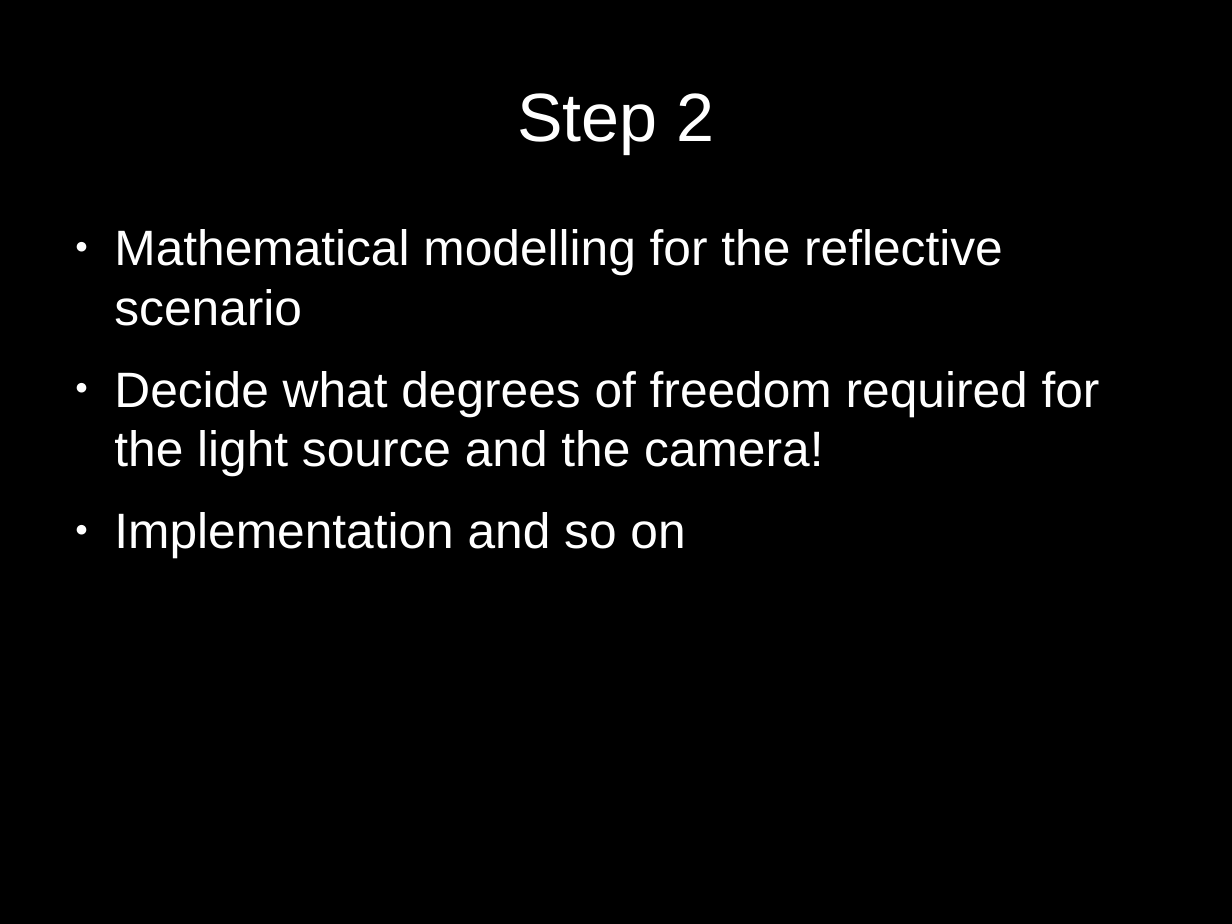
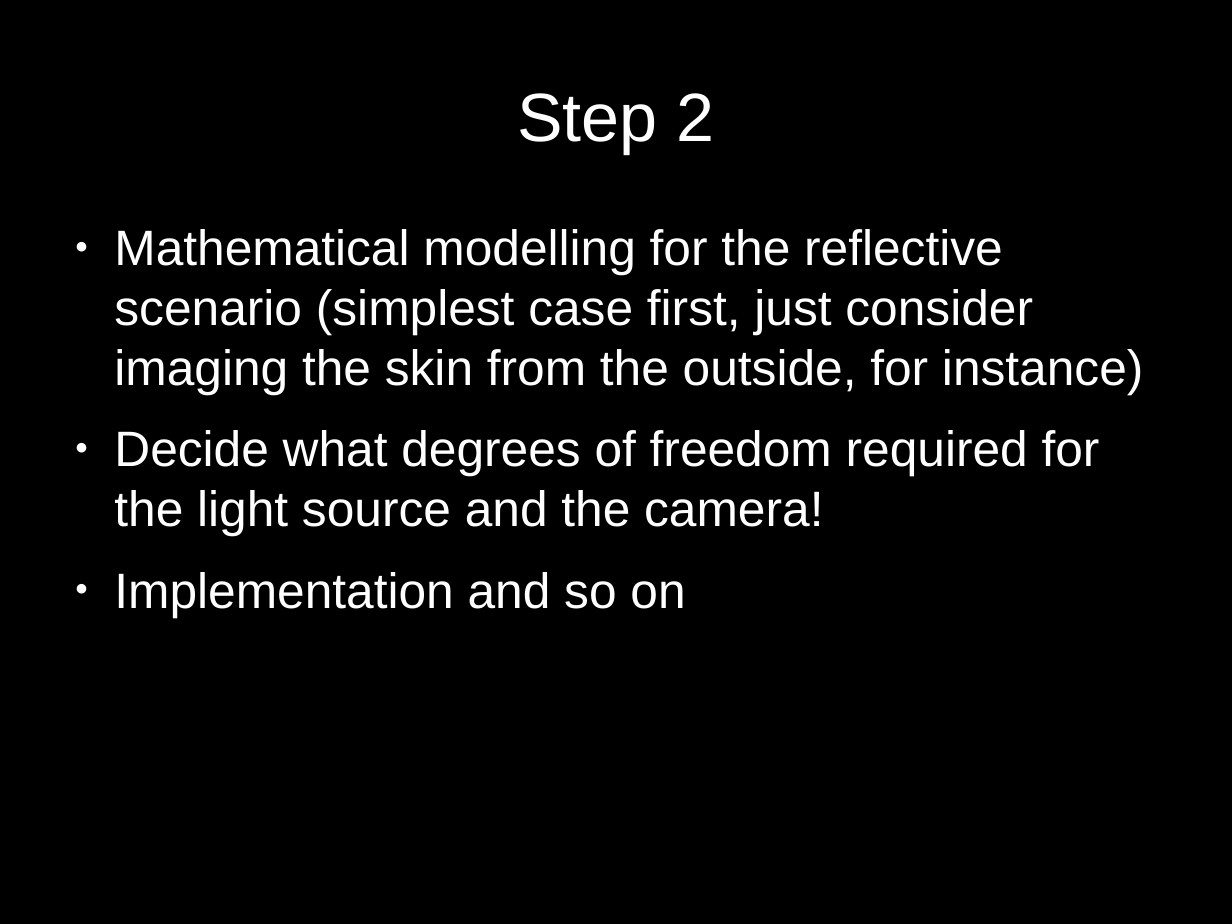
Before and after one commit to alankarkotwal/lvp-imaging, a slide deck: slide 6 of design/1 Approach.odp. Drawn at 1232x924 pixels with LibreOffice and Linux fonts; fonts in the diff are those of the drawing. Boxes give left, top, right and bottom in pixels: in the first picture for what was removed or moved away, otherwise in the second. Text is boxed around its words. In the diff, an @@ line names an element or a change of style, - is before the commit and + after.

```diff
--- a/design/1 Approach.odp
+++ b/design/1 Approach.odp
@@ text at [114, 229, 1143, 394]: text changed @@
-● Mathematical modelling for the reflective scenario
+● Mathematical modelling for the reflective scenario (simplest case first, just consider imaging the skin from the outside, for instance)
```
Also in this commit, not shown: 2 other slides changed, 1 other file.
